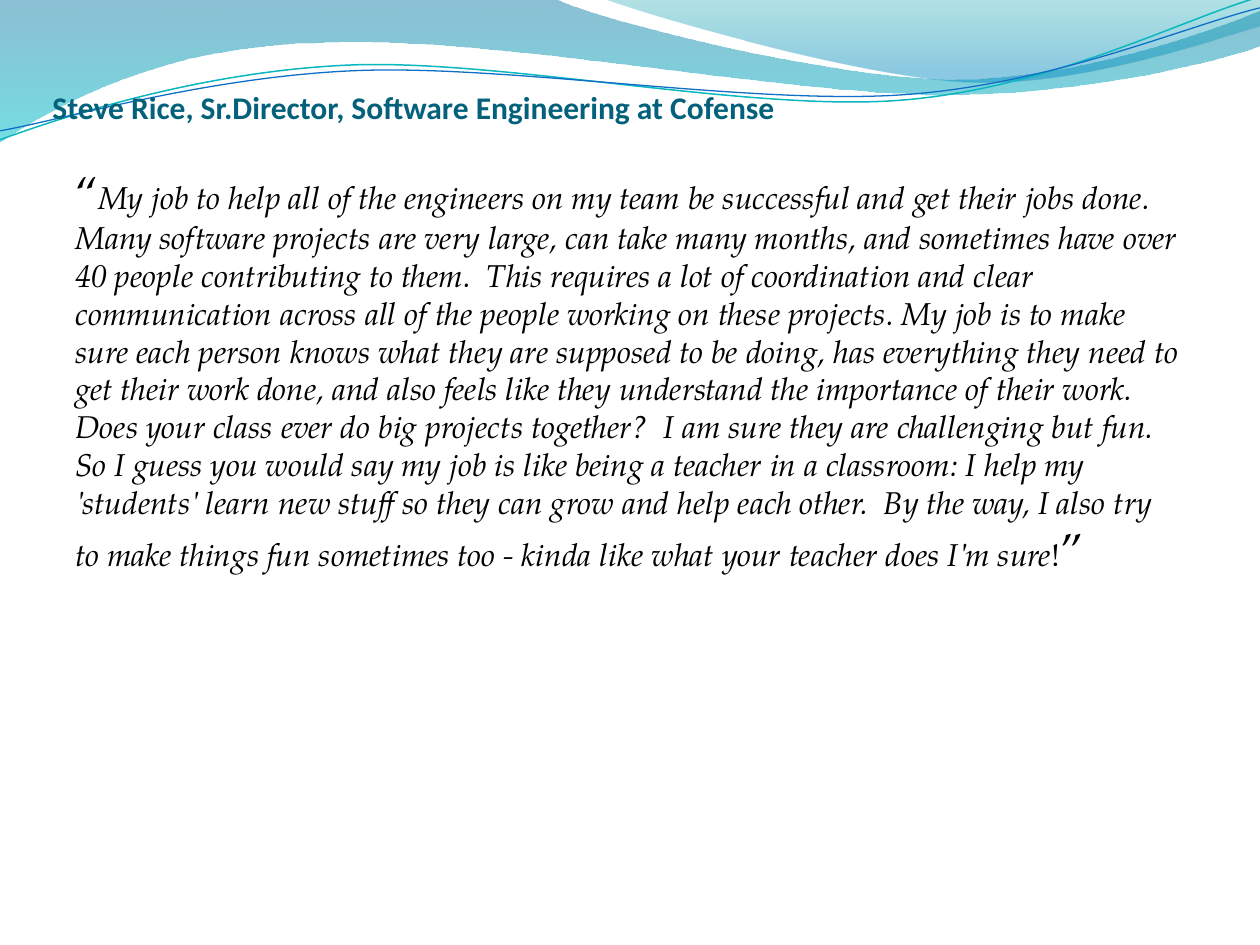
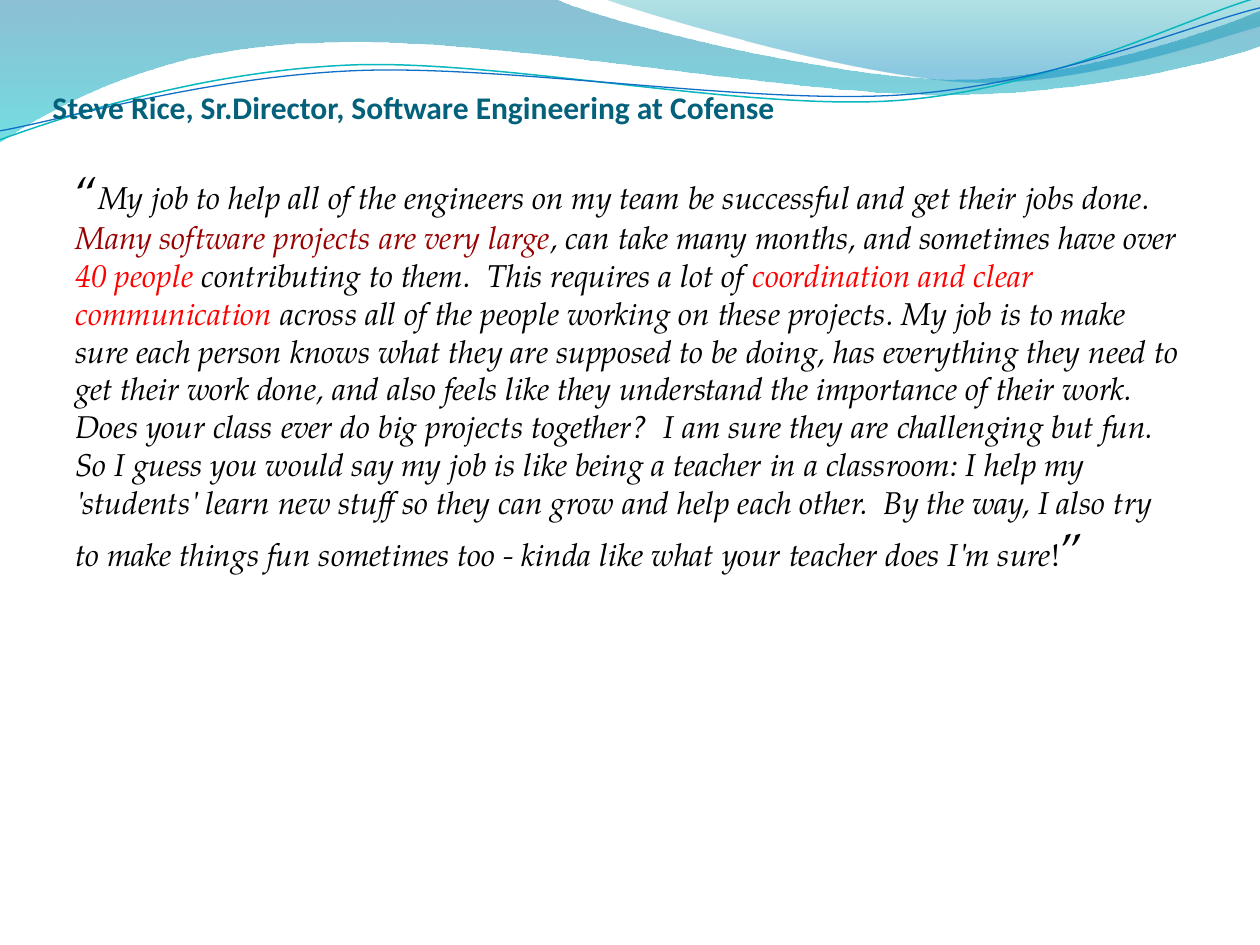
Before and after one commit to rkavitha/PresentationOnITIndustry, a slide deck: slide 9 of IT Industry.pptx. Drawn at 1260x945 pixels with LibreOffice and Linux fonts; fonts in the diff are those of the drawing; background and template pictures are left out. Boxes give left, top, right and bottom in pixels: in the first picture for what was removed or moved away, otherwise in the second. Text is boxed around its words. In the diff, an @@ line names an element or a change of style, - is before the commit and + after.

```diff
--- a/IT Industry.pptx
+++ b/IT Industry.pptx
@@ text "“My job to help all ..." at [75,186,1178,575]: text colour #000000 to #990000 in "Many software projects are very large,"; text colour #000000 to #FF0000 in "40 people coordination and clear communication" @@
```
Also in this commit, not shown: 7 other slides changed, 1 slide added.
